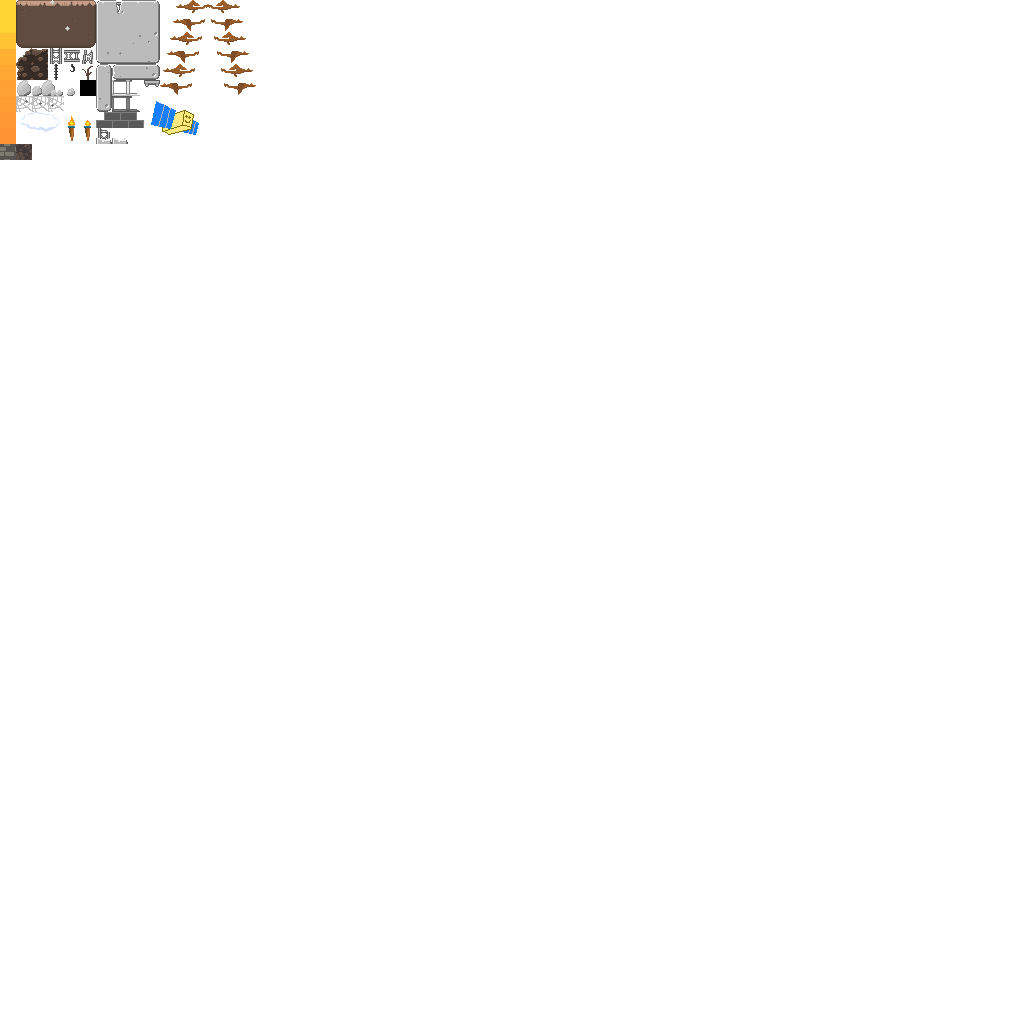
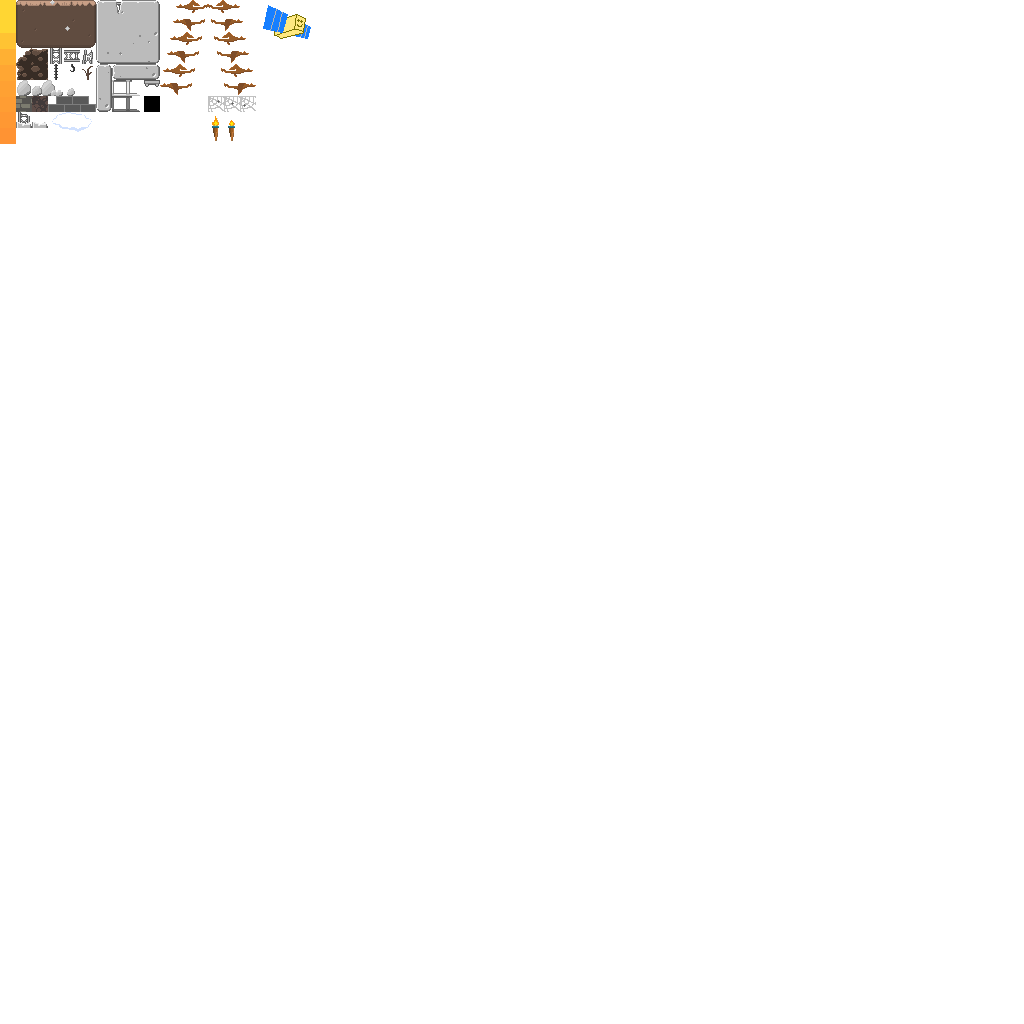
Revision of a layered w=1024, h=1024 image; what changed, layer by layer:
renamed "d2d2-core-demo-tileset.png" to "ance-tileset.png", painted on it over [0, 5, 311, 160]
